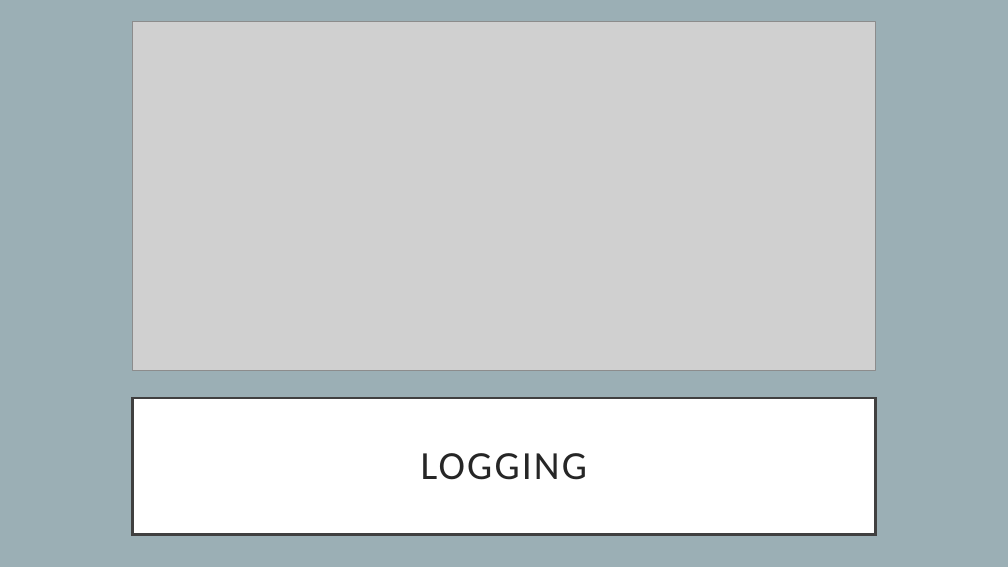
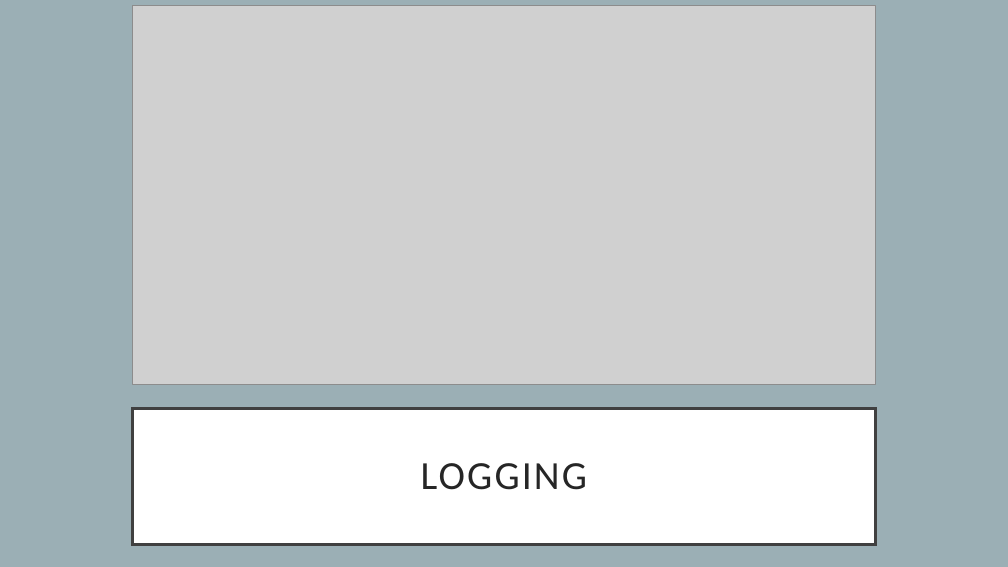
Before and after one commit to andreasranzmaier/EAI_Rock_Paper_Lose, a slide deck: slide 10 of presentation.pptx. Drawn at 1008x567 pixels with LibreOffice and Linux fonts; fonts in the diff are those of the drawing; grey boxes stand for pictures. Boxes give left, top, right and bottom in pixels: in the first picture for what was removed or moved away, otherwise in the second. Text is boxed around its words. In the diff, an @@ line names an element or a change of style, - is before the commit and + after.

```diff
--- a/presentation.pptx
+++ b/presentation.pptx
@@ picture: place and size @@
-picture at (132, 22, 876, 371)
+picture at (132, 5, 876, 384)
@@ title "LOGGING": place and size @@
-title "LOGGING" at (132, 399, 876, 535)
+title "LOGGING" at (132, 408, 876, 544)
```
Also in this commit, not shown: 4 other slides changed, 6 other files.
